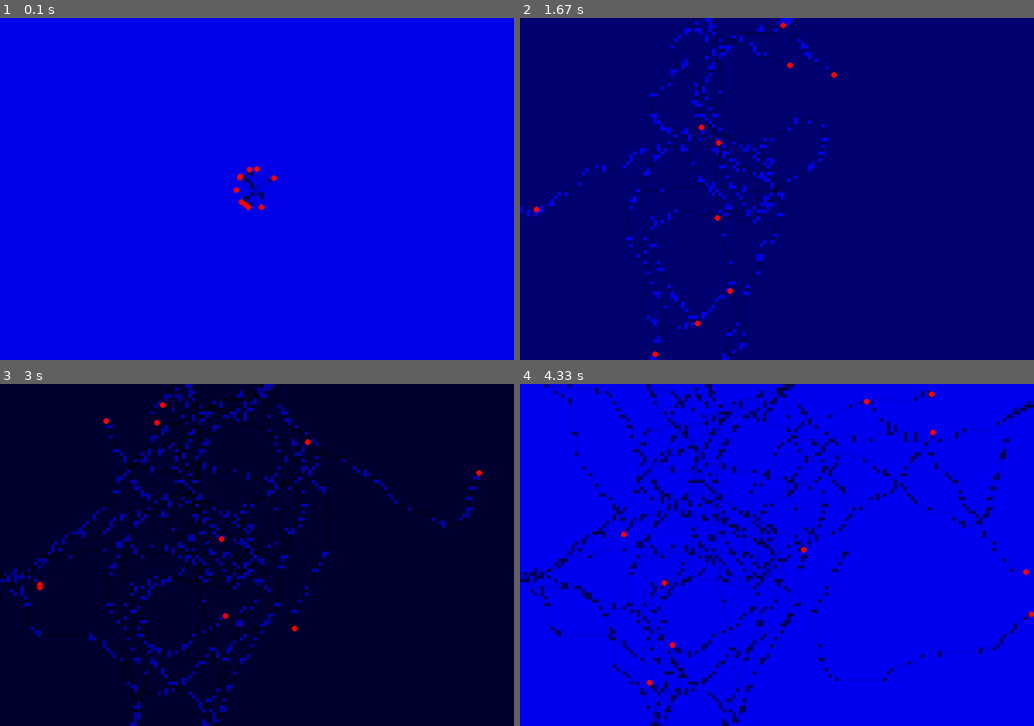
Above: before the commit, frames 1-4 (two rows, left to right).
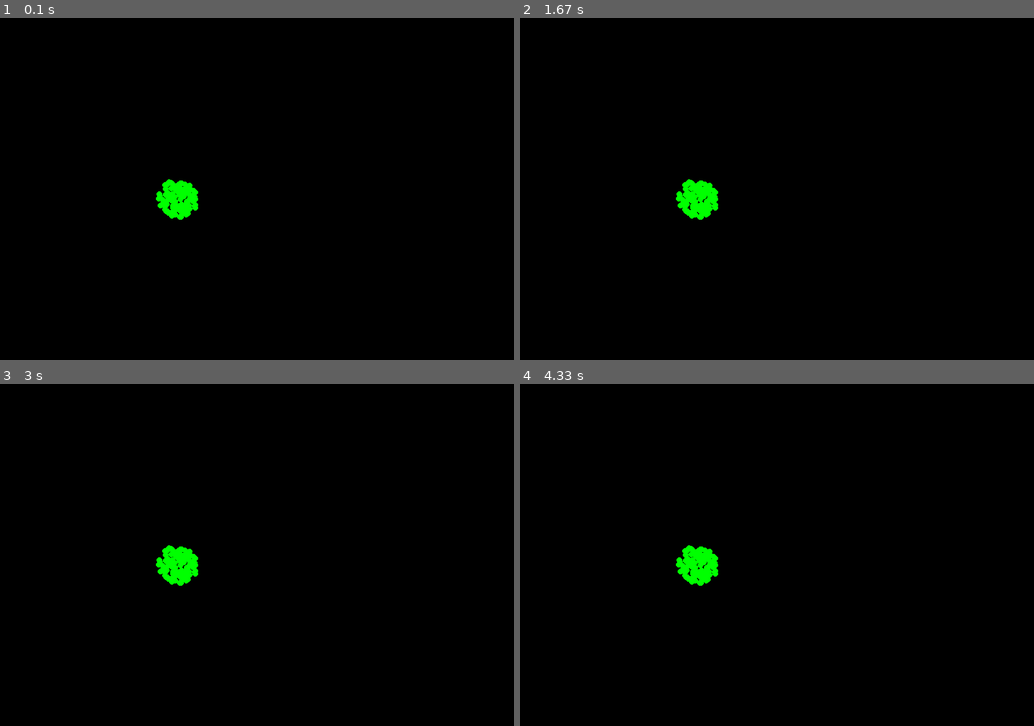
Above: after the commit, the same moments.

Repository: lucasthierry17/Ant_Project
Game: pygame game, started from pygame_grids.py
The game is run twice, just before and just after one commit, with the same random seed, the same clock (stepped at 60 frames per second) and the same inputs.
Inputs:
- Up to frame 1 (0.1 s): no input
- Up to frame 2 (1.67 s): no input
- Up to frame 3 (3 s): no input
- Up to frame 4 (4.33 s): no input

The runs differ from the first frame. In frame 1, 100% of the frame differs, in the area x 0-100%, y 0-100%; in frame 2, 100%; in frame 3, 99%; in frame 4, 100%.

Commit message:
food spawns randomly

Diff:
--- a/pygame_grids.py
+++ b/pygame_grids.py
@@ -6,7 +6,7 @@
 logical_width, logical_height = 150, 100  # size for the arrays
 pixel_size = 6  # scales the screen up for visualization
 width, height = logical_width * pixel_size, logical_height * pixel_size
-num_ants = 10
+num_ants = 20
 size_ant = 5
 FPS = 250
 pheri = 15  # this represents their sight of view
@@ -15,6 +15,11 @@
 home_pheromone = 120
 ant_coordinates = []
 step_size = 3
+num_food = 100
+radius = 3.5
+size_food = 5
+
+
 
 class Ants:
     def calculate_direction(self, start, target):
@@ -47,12 +52,12 @@
         return positions
 
 
-class Food: # not implemented yet
+class Food:
     def __init__(self, num_food, radius, min_distance = 400):
         self.num_food = num_food
         self.radius = radius
         self.min_distance = min_distance
-        self.center = None
+        self.center = np.random.uniform(-18, 18, size=2)
         self.generate_positions()
 
     def generate_positions(self):
@@ -63,11 +68,13 @@
         y = radii * np.sin(angles)
 
         while True:
-            self.center = np.random.uniform(-18, 18, size=2)
             if np.linalg.norm(self.center - np.array([width // 2, height // 2])) >= self.min_distance:
                 break
+            else:
+                self.center = np.random.uniform(-18, 18, size=2)
 
         self.positions = np.column_stack((x, y)) + self.center
+        return self.positions
 
 
 
@@ -78,23 +85,30 @@
         self.screen = pygame.display.set_mode((width, height))
         self.surface = pygame.Surface((width, height), pygame.SRCALPHA)
 
+
     def draw_pheromones(self, surface, pheromones):
         surface.fill((0, 0, 255, 0))
         for (x, y), intensity in np.ndenumerate(pheromones):
             pheromones[x, y] = max(intensity - 2, 0)
             pygame.draw.rect(surface, (0, 0, 255, pheromones[x, y]), (x * pixel_size, y * pixel_size, pixel_size, pixel_size))
 
-    def draw_ants(self, screen, ant_positions, size):
+    def draw_ants(self, ant_positions, size):
+        # this function takes in the screen, the position and size of the ant and draws them in
         self.screen.fill((0, 0, 0))
-        # this function takes in the screen, the position and size of the ant and draws them in
         self.draw_pheromones(self.surface, main.pheromones)
         self.screen.blit(self.surface, (0, 0))  # Clear the screen to draw the new positions
 
         for ant_pos in ant_positions:
-            pygame.draw.circle(screen, (255, 0, 0), ant_pos.astype(int), size)  # draws the ants in red
+            pygame.draw.circle(self.screen, (255, 0, 0), ant_pos.astype(int), size)  # draws the ants in red
 
         pygame.display.flip()  # updates the entire display
         self.clock.tick(FPS)  # regulates the frames per second
+
+    def draw_food(self, food_positions, size):
+
+        for food_pos in food_positions:
+            pygame.draw.circle(self.screen, (0, 255, 0), (int(food_pos[0] * 10)+400, int(food_pos[1] * 10)+300), size)
+
 
 
 class Run:
@@ -103,6 +117,9 @@
         self.ant_directions = np.random.uniform(0, 360, size=num_ants)
         self.pheromones = np.full((logical_width, logical_height), 0, dtype=np.uint8)  # Initialize pheromones to zero
         self.go = True
+        self.food_positions = Food(num_food, radius).generate_positions()
+
+
 
     def main(self):
         while self.go:
@@ -119,8 +136,11 @@
 
                 self.pheromones[logical_x, logical_y] += home_pheromone
                 ant_coordinates.append((logical_x, logical_y))
+            vis.draw_food(self.food_positions, size_food)
+            # vis.draw_ants(ant_positions, size_ant)
+            pygame.display.flip()  # updates the entire display
 
-            vis.draw_ants(vis.screen, ant_positions, size_ant)
+
 
 
 vis = Drawing()
